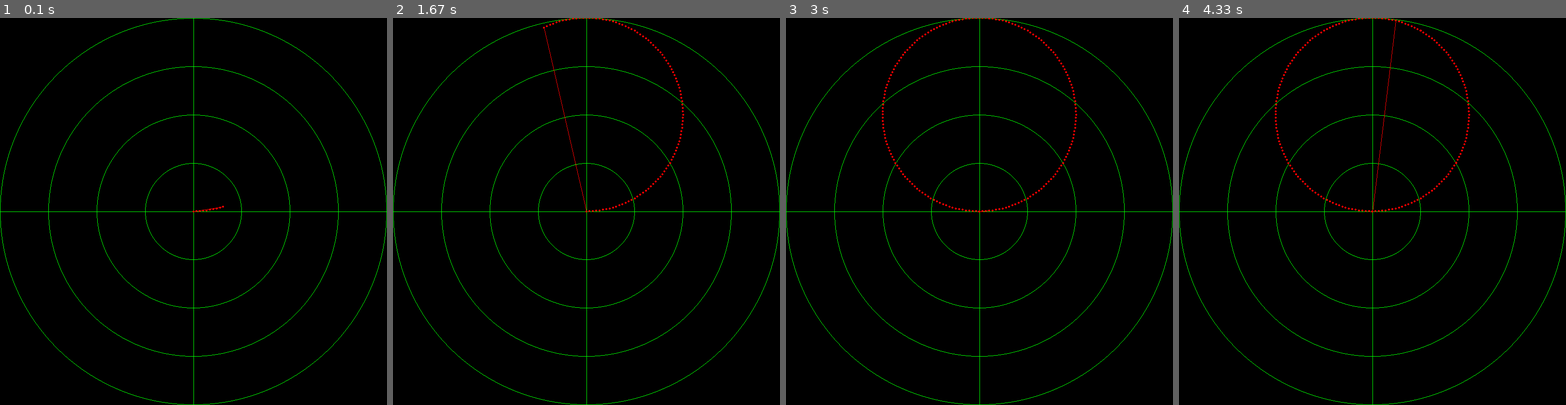
Above: before the commit, frames 1-4 (left to right).
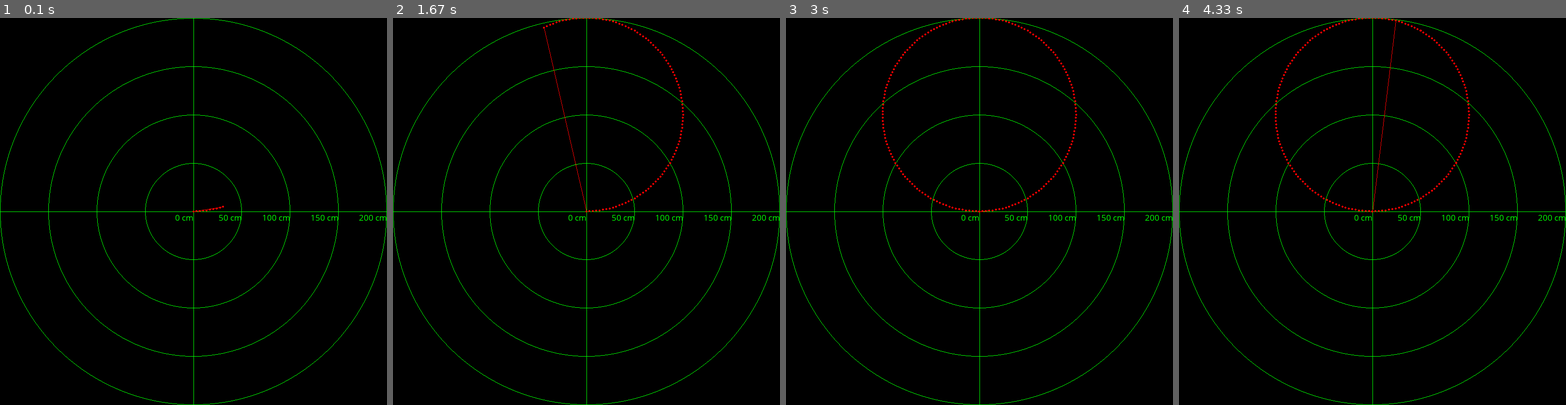
Above: after the commit, the same moments.

Repository: Braynyac/PiRadar
Game: pygame game, started from radarPygame.py
Same seed, same stepped clock (60 frames per second), same inputs: the game is played once before the commit and once after it.
Inputs:
- Up to frame 1 (0.1 s): no input
- Up to frame 2 (1.67 s): no input
- Up to frame 3 (3 s): no input
- Up to frame 4 (4.33 s): no input

The runs differ from the first frame. In frame 1, 0.2% of the frame differs, in the area x 45-100%, y 50-53%; in frame 2, 0.2%; in frame 3, 0.2%; in frame 4, 0.2%.

Commit message:
Put the measurements on the screen

Diff:
--- a/PiRadar.py
+++ b/PiRadar.py
@@ -57,14 +57,18 @@
 if __name__ == '__main__':
     while True:
         for i in range(0, 180):
+            t0 = time.time()
             SetAngle(i)
             distance = get_distance()
             print("Angle:", i, "Distance:", distance)
             radar.update(radar.angle, distance)
             radar.loop()
-        for i in range(0,180):
+            print("degrees/second: ", (time.time()-t0)**-1)
+        for i in range(0, 180):
+            t0 = time.time()
             SetAngle(180-i)
             distance = get_distance()
             print("Angle:", i, "Distance:", distance)
             radar.update(radar.angle, distance)
             radar.loop()
+            print("degrees/second: ", (time.time()-t0)**-1)
--- a/radarPygame.py
+++ b/radarPygame.py
@@ -18,12 +18,22 @@
         #self.clock = pygame.time.Clock()
 
     def draw_radar(self):
-        pygame.draw.circle(self.gameDisplay, self.color_GREEN, (int(self.display_width/2), int(self.display_height/2)), 400, 1)
-        pygame.draw.circle(self.gameDisplay, self.color_GREEN, (int(self.display_width / 2), int(self.display_height / 2)), 300, 1)
-        pygame.draw.circle(self.gameDisplay, self.color_GREEN, (int(self.display_width / 2), int(self.display_height / 2)), 200, 1)
-        pygame.draw.circle(self.gameDisplay, self.color_GREEN, (int(self.display_width / 2), int(self.display_height / 2)), 100, 1)
+        pygame.draw.circle(self.gameDisplay, self.color_GREEN, (int(self.display_width/2), int(self.display_height/2)), int(self.display_height/2), 1)
+        pygame.draw.circle(self.gameDisplay, self.color_GREEN, (int(self.display_width / 2), int(self.display_height / 2)), int(self.display_height*0.375), 1)
+        pygame.draw.circle(self.gameDisplay, self.color_GREEN, (int(self.display_width / 2), int(self.display_height / 2)), int(self.display_height/4), 1)
+        pygame.draw.circle(self.gameDisplay, self.color_GREEN, (int(self.display_width / 2), int(self.display_height / 2)), int(self.display_height/8), 1)
         pygame.draw.line(self.gameDisplay, self.color_GREEN, (0, int(self.display_height/2)), (int(self.display_width), int(self.display_height/2)))
         pygame.draw.line(self.gameDisplay, self.color_GREEN, (int(self.display_width/2), 0), (int(self.display_width/2), int(self.display_height)))
+
+        font = pygame.font.SysFont("comicsansms", 18)
+        measurements = [font.render("0 cm", True, (0, 255, 0)),
+                        font.render("50 cm", True, (0, 255, 0)),
+                        font.render("100 cm", True, (0, 255, 0)),
+                        font.render("150 cm", True, (0, 255, 0)),
+                        font.render("200 cm", True, (0, 255, 0))]
+        for i in range(len(measurements)):
+            self.gameDisplay.blit(measurements[i], (self.display_width/2 - measurements[i].get_width() + i*self.display_height/8, self.display_height/2))
+
 
     def needle(self, angle, distance):
         x = (self.display_width/2)+2*distance*np.cos(np.deg2rad(angle))
@@ -67,5 +77,4 @@
         d += 1
         for i in range(360):
             radar.update(i, 200*np.sin(d*np.deg2rad(i)))
-            print(radar.angle, radar.distances[i])
             radar.loop()
